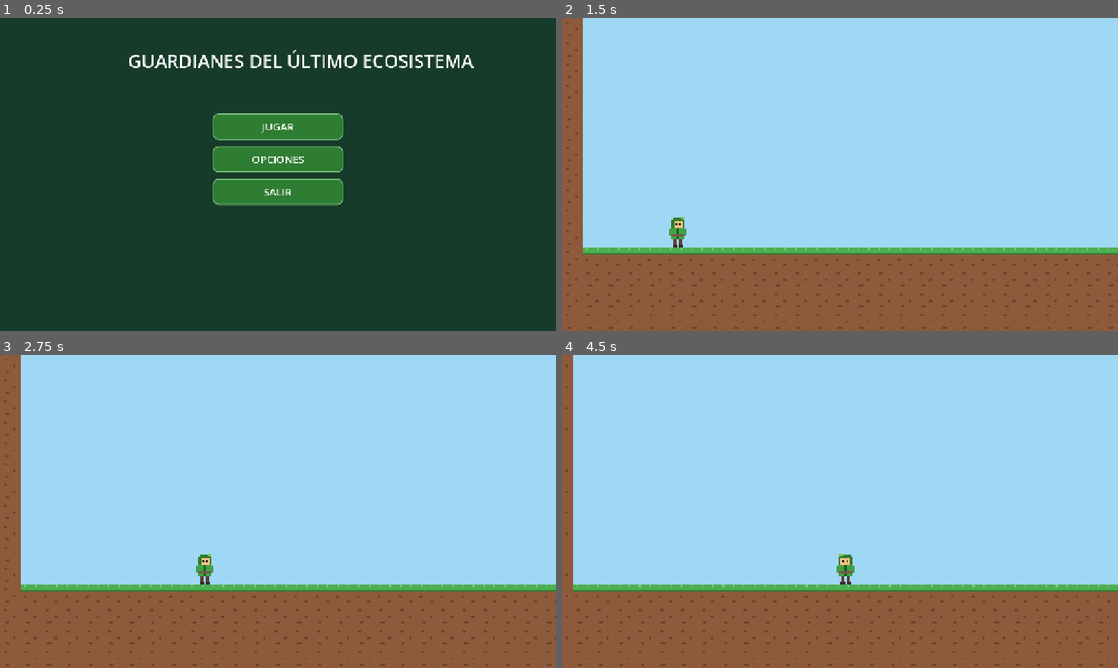
Above: before the commit, frames 1-4 (two rows, left to right).
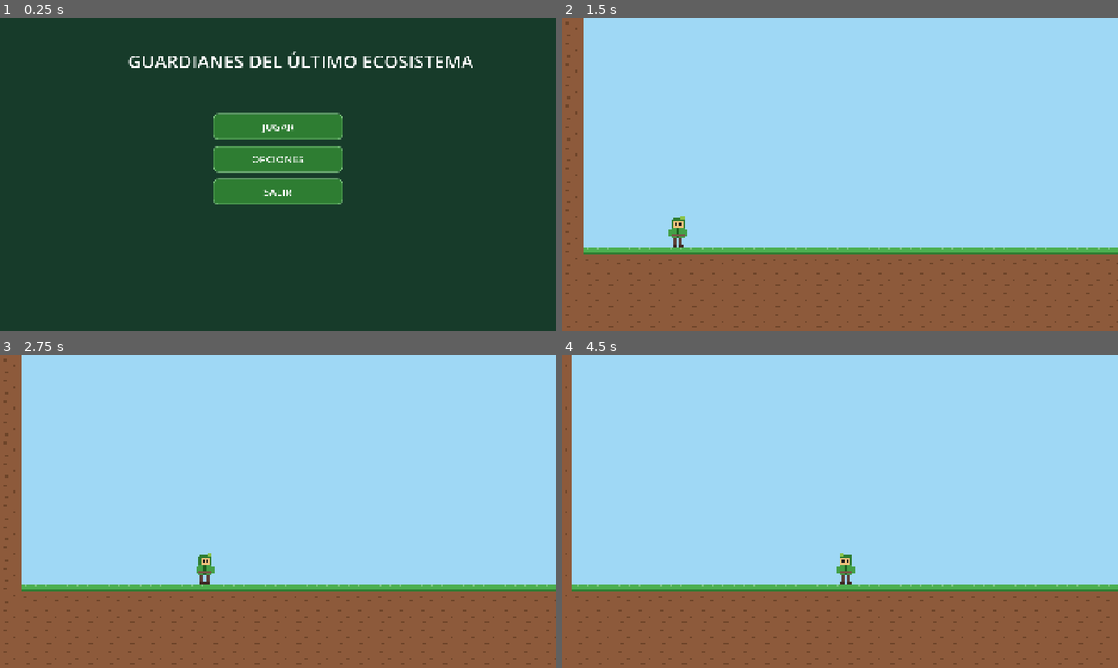
Above: after the commit, the same moments.

Repository: FrankLavel/Guardianes_Ecosistema
Game: Godot game, scene res://scenes/menu/menu_principal.tscn
Same seed, same stepped clock (60 frames per second), same inputs: the game is played once before the commit and once after it.
Inputs (mouse positions are in pixels of both pictures, inside the frame that each line leads up to):
- Up to frame 1 (0.25 s): no input
- Up to frame 2 (1.5 s): click "JUGAR" at 0.5 s; tap Enter at 1.25 s; move the mouse to (962, 158) at 1.27 s; hold Right (mover_derecha) from 1.28 s (still down); hold Shift from 1.28 s (still down); click (962, 158) at 1.42 s
- Up to frame 3 (2.75 s): tap Space (saltar) at 1.52 s; release Right (mover_derecha) at 2 s; release Shift at 2 s; drag from (166, 527) to (250, 574) at 2.02 s
- Up to frame 4 (4.5 s): tap Space (saltar) at 2.75 s; move the mouse to (895, 442) at 2.77 s; hold Right (mover_derecha) 2.78-3.5 s; tap Ctrl at 2.85 s; drag from (812, 574) to (673, 464) at 3.52 s; move the mouse to (1006, 558) at 4.27 s; hold Left (mover_izquierda) from 4.28 s (still down); tap Alt at 4.35 s

The runs differ from the first frame. In frame 1, 2.0% of the frame differs, in the area x 23-86%, y 10-60%; in frame 2, 1.3%; in frame 3, 1.3%; in frame 4, 1.4%.

Commit message:
feat: resolución base 1920x1080
- Viewport 1920x1080; la ventana abre en 1280x720 y escala (canvas_items).
- Menú y Opciones escalados x1.5 para conservar el mismo diseño.
- Zoom de cámara 2.25 para mantener el tamaño del personaje en pantalla.

Co-Authored-By: Claude Opus 5.5 <noreply@anthropic.com>

Diff:
--- a/project.godot
+++ b/project.godot
@@ -17,8 +17,10 @@
 
 [display]
 
-window/size/viewport_width=1280
-window/size/viewport_height=720
+window/size/viewport_width=1920
+window/size/viewport_height=1080
+window/size/window_width_override=1280
+window/size/window_height_override=720
 window/stretch/mode="canvas_items"
 window/stretch/aspect="expand"
 
--- a/scenes/menu/menu_principal.tscn
+++ b/scenes/menu/menu_principal.tscn
@@ -4,51 +4,51 @@
 
 [sub_resource type="StyleBoxFlat" id="StyleBoxFlat_8ykry"]
 bg_color = Color(0.18039216, 0.49019608, 0.19607843, 1)
-border_width_left = 2
-border_width_top = 2
-border_width_right = 2
-border_width_bottom = 2
+border_width_left = 3
+border_width_top = 3
+border_width_right = 3
+border_width_bottom = 3
 border_color = Color(0.5058824, 0.78039217, 0.5176471, 1)
-corner_radius_top_left = 12
-corner_radius_top_right = 12
-corner_radius_bottom_right = 12
-corner_radius_bottom_left = 12
+corner_radius_top_left = 18
+corner_radius_top_right = 18
+corner_radius_bottom_right = 18
+corner_radius_bottom_left = 18
 
 [sub_resource type="StyleBoxFlat" id="StyleBoxFlat_4kfp2"]
 bg_color = Color(0.2627451, 0.627451, 0.2784314, 1)
-border_width_left = 2
-border_width_top = 2
-border_width_right = 2
-border_width_bottom = 2
+border_width_left = 3
+border_width_top = 3
+border_width_right = 3
+border_width_bottom = 3
 border_color = Color(0.64705884, 0.8392157, 0.654902, 1)
-corner_radius_top_left = 12
-corner_radius_top_right = 12
-corner_radius_bottom_right = 12
-corner_radius_bottom_left = 12
+corner_radius_top_left = 18
+corner_radius_top_right = 18
+corner_radius_bottom_right = 18
+corner_radius_bottom_left = 18
 
 [sub_resource type="StyleBoxFlat" id="StyleBoxFlat_sq8v1"]
 bg_color = Color(0.18039216, 0.49019608, 0.19607843, 1)
-border_width_left = 2
-border_width_top = 2
-border_width_right = 2
-border_width_bottom = 2
+border_width_left = 3
+border_width_top = 3
+border_width_right = 3
+border_width_bottom = 3
 border_color = Color(0.5058824, 0.78039217, 0.5176471, 1)
-corner_radius_top_left = 12
-corner_radius_top_right = 12
-corner_radius_bottom_right = 12
-corner_radius_bottom_left = 12
+corner_radius_top_left = 18
+corner_radius_top_right = 18
+corner_radius_bottom_right = 18
+corner_radius_bottom_left = 18
 
 [sub_resource type="StyleBoxFlat" id="StyleBoxFlat_sdrft"]
 bg_color = Color(0.18039216, 0.49019608, 0.19607843, 1)
-border_width_left = 2
-border_width_top = 2
-border_width_right = 2
-border_width_bottom = 2
+border_width_left = 3
+border_width_top = 3
+border_width_right = 3
+border_width_bottom = 3
 border_color = Color(0.5058824, 0.78039217, 0.5176471, 1)
-corner_radius_top_left = 12
-corner_radius_top_right = 12
-corner_radius_bottom_right = 12
-corner_radius_bottom_left = 12
+corner_radius_top_left = 18
+corner_radius_top_right = 18
+corner_radius_bottom_right = 18
+corner_radius_bottom_left = 18
 
 [node name="MenuPrincipal" type="Control" unique_id=616913217]
 layout_mode = 3
@@ -75,46 +75,46 @@
 anchors_preset = 5
 anchor_left = 0.5
 anchor_right = 0.5
-offset_left = -397.5
-offset_top = 70.0
-offset_right = 502.5
-offset_bottom = 140.0
+offset_left = -596.2
+offset_top = 105.0
+offset_right = 753.8
+offset_bottom = 210.0
 grow_horizontal = 2
-theme_override_font_sizes/font_size = 42
+theme_override_font_sizes/font_size = 63
 text = "GUARDIANES DEL ÚLTIMO ECOSISTEMA"
 horizontal_alignment = 1
 
 [node name="ContenedorBotones" type="VBoxContainer" parent="." unique_id=1556961844]
 layout_mode = 0
-offset_left = 490.0
-offset_top = 220.0
-offset_right = 790.0
-offset_bottom = 440.0
-theme_override_constants/separation = 15
+offset_left = 735.0
+offset_top = 330.0
+offset_right = 1185.0
+offset_bottom = 660.0
+theme_override_constants/separation = 22
 
 [node name="BtnJugar" type="Button" parent="ContenedorBotones" unique_id=228313954]
-custom_minimum_size = Vector2(0, 60)
+custom_minimum_size = Vector2(0, 90)
 layout_mode = 2
 theme_override_colors/font_color = Color(1, 1, 1, 1)
-theme_override_font_sizes/font_size = 24
+theme_override_font_sizes/font_size = 36
 theme_override_styles/normal = SubResource("StyleBoxFlat_8ykry")
 theme_override_styles/hover = SubResource("StyleBoxFlat_4kfp2")
 text = "JUGAR"
 
 [node name="BtnOpciones" type="Button" parent="ContenedorBotones" unique_id=1200924835]
-custom_minimum_size = Vector2(0, 60)
+custom_minimum_size = Vector2(0, 90)
 layout_mode = 2
 theme_override_colors/font_color = Color(1, 1, 1, 1)
-theme_override_font_sizes/font_size = 24
+theme_override_font_sizes/font_size = 36
 theme_override_styles/normal = SubResource("StyleBoxFlat_sq8v1")
 theme_override_styles/hover = SubResource("StyleBoxFlat_4kfp2")
 text = "OPCIONES"
 
 [node name="BtnSalir" type="Button" parent="ContenedorBotones" unique_id=923481879]
-custom_minimum_size = Vector2(0, 60)
+custom_minimum_size = Vector2(0, 90)
 layout_mode = 2
 theme_override_colors/font_color = Color(1, 1, 1, 1)
-theme_override_font_sizes/font_size = 24
+theme_override_font_sizes/font_size = 36
 theme_override_styles/normal = SubResource("StyleBoxFlat_sdrft")
 theme_override_styles/hover = SubResource("StyleBoxFlat_4kfp2")
 text = "SALIR
--- a/scenes/player/Guardian.tscn
+++ b/scenes/player/Guardian.tscn
@@ -23,7 +23,7 @@
 
 [node name="Camera2D" type="Camera2D" parent="."]
 position = Vector2(0, -60)
-zoom = Vector2(1.5, 1.5)
+zoom = Vector2(2.25, 2.25)
 position_smoothing_enabled = true
 position_smoothing_speed = 6.0
 drag_horizontal_enabled = true
--- a/scenes/ui/Opciones.tscn
+++ b/scenes/ui/Opciones.tscn
@@ -22,53 +22,53 @@
 
 [node name="TituloOpciones" type="Label" parent="." unique_id=931924553]
 layout_mode = 0
-offset_left = 390.0
-offset_top = 60.0
-offset_right = 890.0
-offset_bottom = 130.0
-theme_override_font_sizes/font_size = 40
+offset_left = 585.0
+offset_top = 90.0
+offset_right = 1335.0
+offset_bottom = 195.0
+theme_override_font_sizes/font_size = 60
 text = "OPCIONES"
 horizontal_alignment = 1
 
 [node name="LblVolumen" type="Label" parent="." unique_id=1253682135]
 layout_mode = 0
-offset_left = 300.0
-offset_top = 180.0
-offset_right = 600.0
-offset_bottom = 230.0
-theme_override_font_sizes/font_size = 24
+offset_left = 450.0
+offset_top = 270.0
+offset_right = 900.0
+offset_bottom = 345.0
+theme_override_font_sizes/font_size = 36
 text = "VOLUMEN GENERAL"
 
 [node name="SliderVolumen" type="HSlider" parent="." unique_id=1277258126]
 layout_mode = 0
-offset_left = 390.0
-offset_top = 230.0
-offset_right = 890.0
-offset_bottom = 270.0
+offset_left = 585.0
+offset_top = 345.0
+offset_right = 1335.0
+offset_bottom = 405.0
 value = 80.0
 
 [node name="LblPantallaCompleta" type="Label" parent="." unique_id=401478756]
 layout_mode = 0
-offset_left = 300.0
-offset_top = 320.0
-offset_right = 600.0
-offset_bottom = 370.0
-theme_override_font_sizes/font_size = 24
+offset_left = 450.0
+offset_top = 480.0
+offset_right = 900.0
+offset_bottom = 555.0
+theme_override_font_sizes/font_size = 36
 text = "PANTALLA COMPLETA"
 
 [node name="CheckPantallaCompleta" type="CheckButton" parent="." unique_id=857134447]
 layout_mode = 0
-offset_left = 700.0
-offset_top = 320.0
-offset_right = 744.0
-offset_bottom = 344.0
+offset_left = 1050.0
+offset_top = 480.0
+offset_right = 1116.0
+offset_bottom = 516.0
 
 [node name="BtnVolver" type="Button" parent="." unique_id=461854809]
 layout_mode = 0
-offset_left = 530.0
-offset_top = 450.0
-offset_right = 750.0
-offset_bottom = 510.0
+offset_left = 795.0
+offset_top = 675.0
+offset_right = 1125.0
+offset_bottom = 765.0
 text = "VOLVER"
 
 [connection signal="value_changed" from="SliderVolumen" to="." method="_on_slider_volumen_value_changed"]
